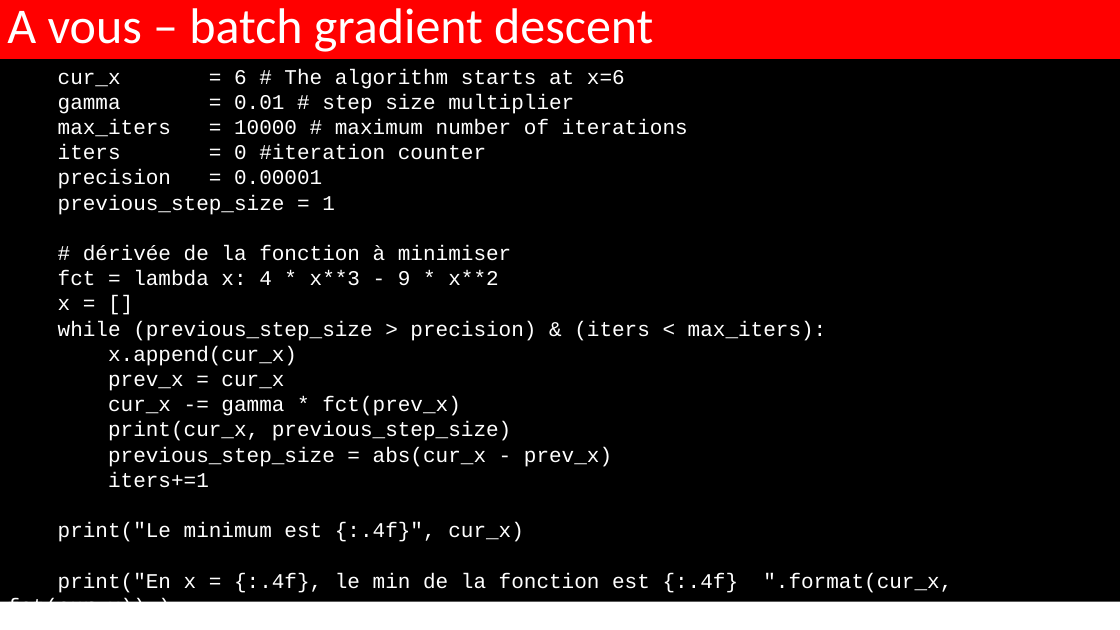
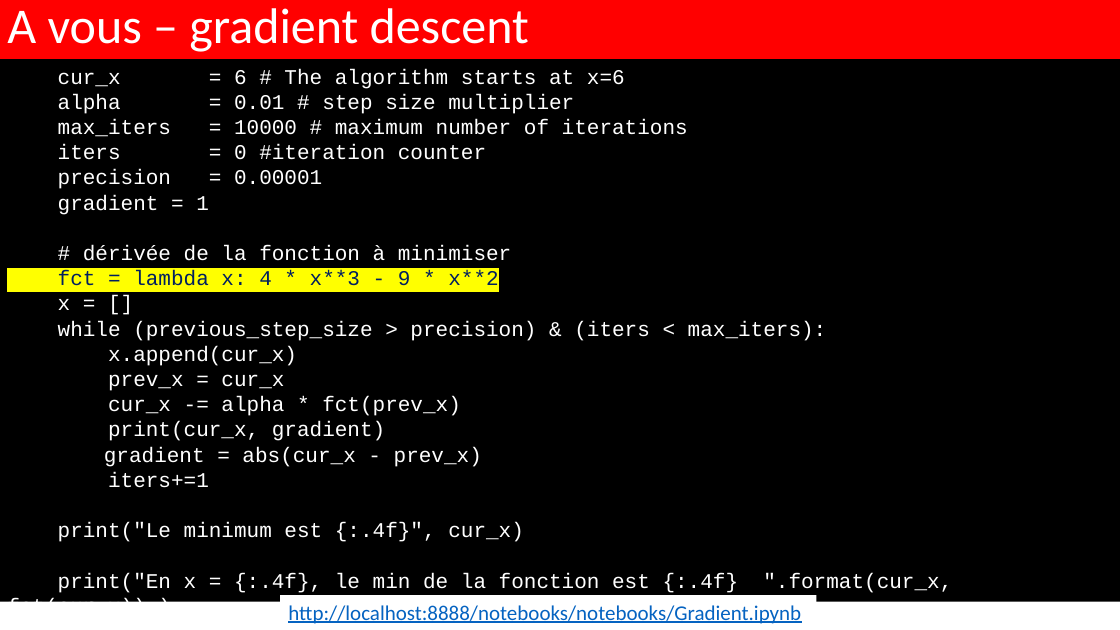
Before and after one commit to alexisperrier/XEmines_DataScience_2020, a slide deck: slide 8 of slides/XEM20_S1D6_sgd_ensembling.pptx. Drawn at 1120x630 pixels with LibreOffice and Linux fonts; fonts in the diff are those of the drawing. Boxes give left, top, right and bottom in pixels: in the first picture for what was removed or moved away, otherwise in the second. Text is boxed around its words. In the diff, an @@ line names an element or a change of style, - is before the commit and + after.

```diff
--- a/slides/XEM20_S1D6_sgd_ensembling.pptx
+++ b/slides/XEM20_S1D6_sgd_ensembling.pptx
@@ text in rectangle at (7, 8, 529, 52): text changed @@
-A vous – batch gradient descent
+A vous – gradient descent
@@ text in rectangle at (58, 94, 574, 114): text changed @@
-gamma = 0.01 # step size multiplier
+alpha = 0.01 # step size multiplier
@@ text in rectangle at (58, 195, 209, 215): text changed @@
-previous_step_size = 1
+gradient = 1
@@ text in rectangle at (58, 270, 498, 286): text colour #FFFFFF to #002060, highlight none to #FFFF00 in "fct = lambda x: 4 * x**3 ..." @@
@@ text in rectangle at (104, 396, 482, 467): text changed @@
-cur_x -= gamma * fct(prev_x)
-print(cur_x, previous_step_size)
-previous_step_size = abs(cur_x - prev_x)
+cur_x -= alpha * fct(prev_x)
+print(cur_x, gradient)
+gradient = abs(cur_x - prev_x)
@@ rectangle added at (281, 595, 817, 628), fill #FFFFFF, 18 pt, text #0563C1, underline @@
+http://localhost:8888/notebooks/notebooks/Gradient.ipynb
```
Also in this commit, not shown: 5 other slides changed, 11 other files.
